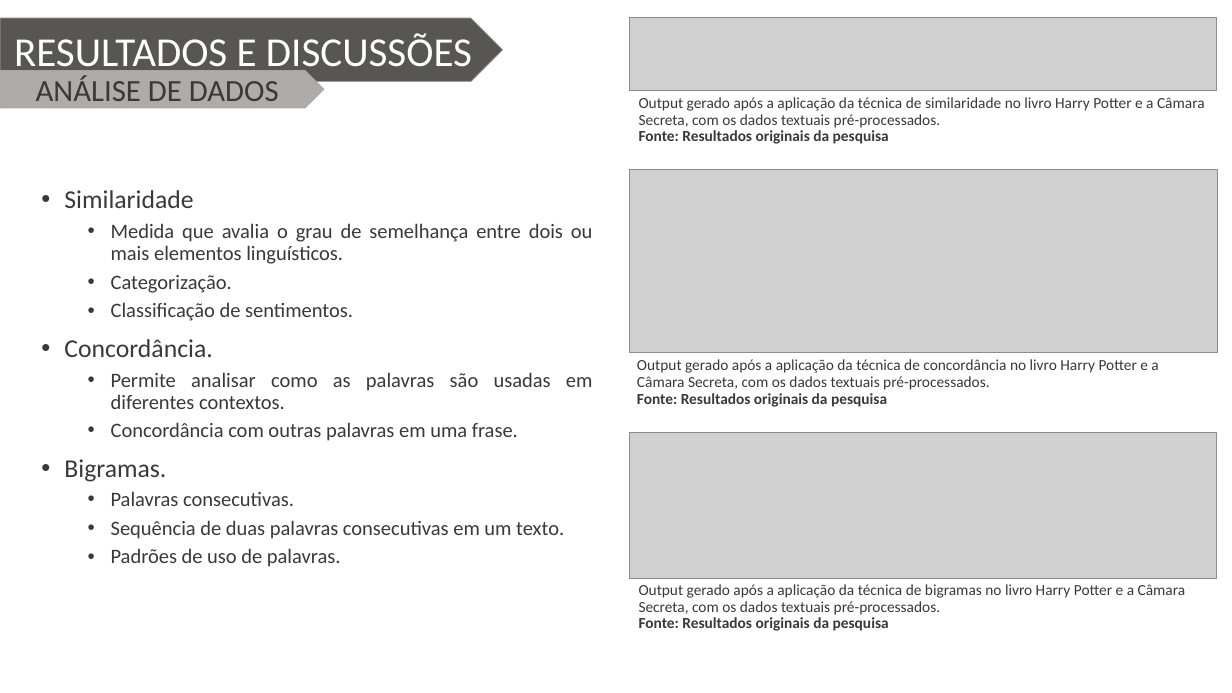
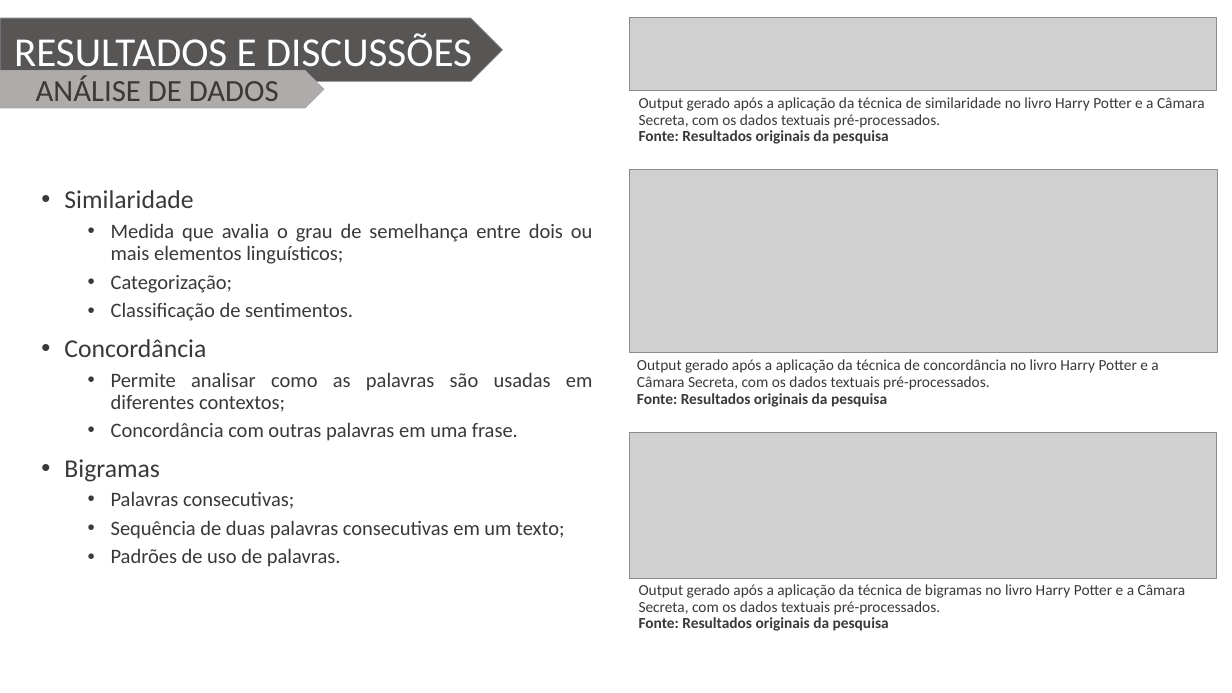
Before and after one commit to Wiryco/Natural-Language-Analysis-And-Processing, a slide deck: slide 10 of Apresentação/Apresentação TCC - Vinícius Andrade Lopes.pptx. Drawn at 1232x693 pixels with LibreOffice and Linux fonts; fonts in the diff are those of the drawing; grey boxes stand for pictures; background and template pictures are left out. Boxes give left, top, right and bottom in pixels: in the first picture for what was removed or moved away, otherwise in the second. Text is boxed around its words. In the diff, an @@ line names an element or a change of style, - is before the commit and + after.

```diff
--- a/Apresentação/Apresentação TCC - Vinícius Andrade Lopes.pptx
+++ b/Apresentação/Apresentação TCC - Vinícius Andrade Lopes.pptx
@@ text at [111,223,593,293]: text changed @@
-  • Medida que avalia o grau de semelhança entre dois ou mais elementos linguísticos.
-  • Categorização.
+  • Medida que avalia o grau de semelhança entre dois ou mais elementos linguísticos;
+  • Categorização;
@@ text at [64,339,593,412]: text changed @@
-• Concordância.
-  • Permite analisar como as palavras são usadas em diferentes contextos.
+• Concordância
+  • Permite analisar como as palavras são usadas em diferentes contextos;
@@ text at [64,459,564,539]: text changed @@
-• Bigramas.
-  • Palavras consecutivas.
-  • Sequência de duas palavras consecutivas em um texto.
+• Bigramas
+  • Palavras consecutivas;
+  • Sequência de duas palavras consecutivas em um texto;
```
Also in this commit, not shown: 11 other slides changed.
